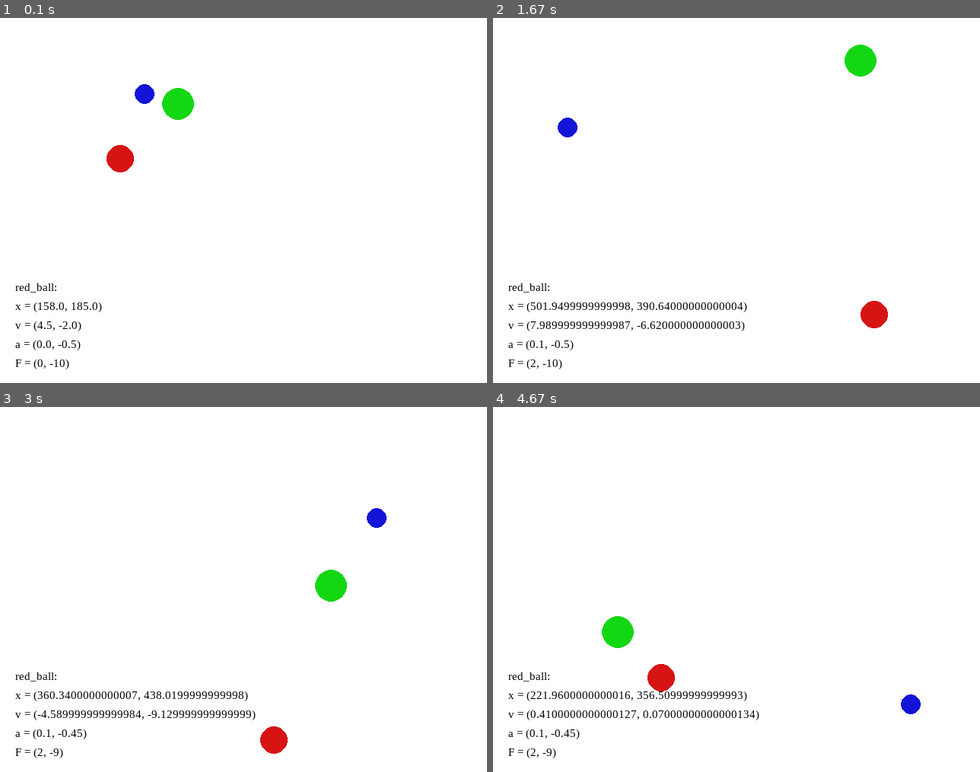
Above: before the commit, frames 1-4 (two rows, left to right).
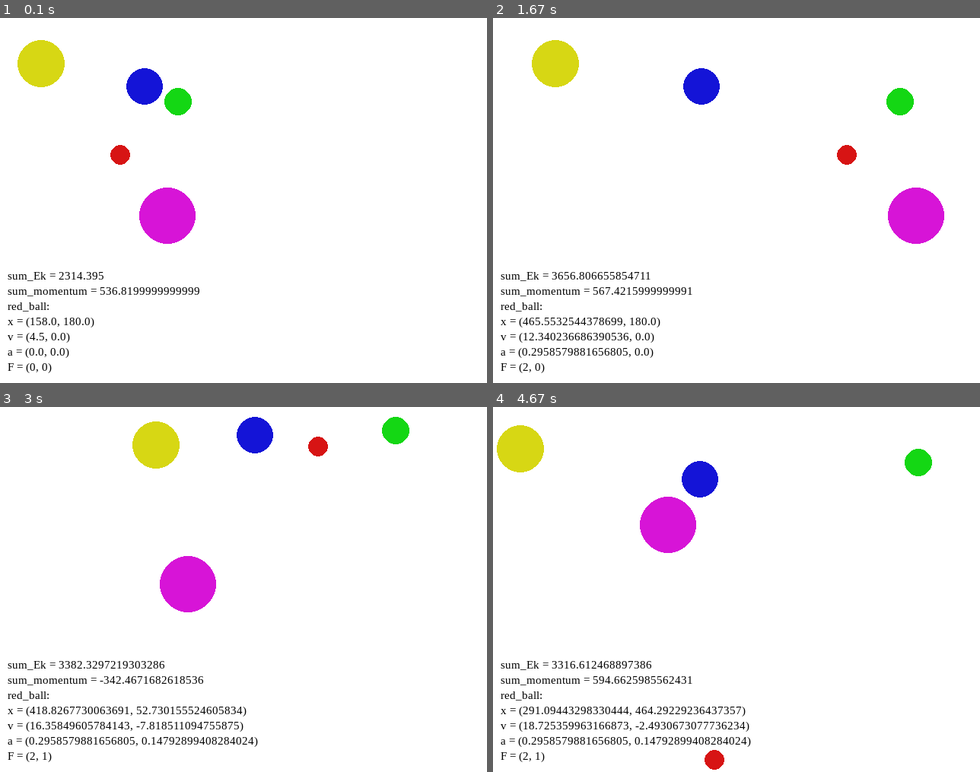
Above: after the commit, the same moments.

Repository: jedrzejboczar/ballWorld
Game: pygame game, started from ballWorld.py
Two runs of this game, one before a commit and one after it. Both use one fixed random seed, a clock stepped at 60 frames per second and the inputs below. The source is Python 2; it was converted automatically to run under Python 3.
Inputs (mouse positions are in pixels of both pictures, inside the frame that each line leads up to):
- Up to frame 1 (0.1 s): no input
- Up to frame 2 (1.67 s): hold Space 0.33-0.8 s; hold Right 0.33-0.8 s; move the mouse to (717, 215) at 0.37 s; tap Space at 0.83 s; hold Right 1.17-1.63 s; move the mouse to (736, 222) at 1.2 s
- Up to frame 3 (3 s): hold Up 1.67-1.97 s; hold Right 2-2.47 s; hold Left from 2.5 s (still down)
- Up to frame 4 (4.67 s): release Left at 3.03 s; hold Down 3.07-3.37 s; hold Left 3.4-3.8 s; hold Up 3.83-4.2 s; hold Right from 4.23 s (still down)

The runs differ from the first frame. In frame 1, 4.4% of the frame differs, in the area x 1-41%, y 6-98%; in frame 2, 7.0%; in frame 3, 7.4%; in frame 4, 7.4%, in the area x 0-91%, y 5-100%.

Commit message:
Zmiana nazwy + pare usprawnien. Poprawic obliczanie kolizji - jest zle, bo nie uwzglednia punktu styku kul.

Diff:
--- /dev/null
+++ b/ballWorld.py
@@ -0,0 +1,154 @@
+from pygamehelper import PygameHelper
+from physicalObjects import *
+
+BLACK = (0, 0, 0)
+WHITE = (255, 255, 255)
+
+class BallWorld(PygameHelper):
+	def __init__(self, objects=[], gravity=[0, -10]):
+		PygameHelper.__init__(self, (640, 480), WHITE)
+		# super(self.__class__, self).__init__()
+		self.objects = objects
+		self.gravity = gravity
+		self.collisions = []
+		for o in objects:
+			o.fx, o.fy = self.gravity[0], self.gravity[1]
+		self.time = True
+
+	def mainLoop(self):
+		PygameHelper.mainLoop(self, 40)
+		# super(self.__class__, self).mainLoop(40)
+
+
+	def doPhysics(self):
+		for o in self.objects:
+			o.move()
+		self.checkBallCollisions()
+		self.checkBorderCollisions()
+
+	def update(self):
+		if self.time:
+			for o in self.objects:
+				o.fx, o.fy = self.gravity
+			self.doPhysics()
+
+
+	def draw(self):
+		self.screen.fill(WHITE)
+		for o in self.objects:
+			o.draw(self.screen)
+		o1 = self.objects[0]
+		# o obiekcie nr 1
+		sum_m = 0
+		sum_ek = 0
+		for o in objects:
+			sum_m += o.m * (o.vx + o.vy)
+			sum_ek += 0.5 * o.m * (o.vx**2 + o.vy**2)
+		text = pygame.font.SysFont("serif", 15).render("sum_Ek = " + str(sum_ek), True, BLACK)
+		self.screen.blit(text, (10, 330))
+		text = pygame.font.SysFont("serif", 15).render("sum_momentum = " + str(sum_m), True, BLACK)
+		self.screen.blit(text, (10, 350))
+		text = pygame.font.SysFont("serif", 15).render(o1.name + ":", True, BLACK)
+		self.screen.blit(text, (10, 370))
+		text = pygame.font.SysFont("serif", 15).render("x = (" + str(o1.x) + ", " + str(o1.y) + ")", True, BLACK)
+		self.screen.blit(text, (10, 390))
+		text = pygame.font.SysFont("serif", 15).render("v = (" + str(o1.vx) + ", " + str(o1.vy) + ")", True, BLACK)
+		self.screen.blit(text, (10, 410))
+		text = pygame.font.SysFont("serif", 15).render("a = (" + str(o1.ax) + ", " + str(o1.ay) + ")", True, BLACK)
+		self.screen.blit(text, (10, 430))
+		text = pygame.font.SysFont("serif", 15).render("F = (" + str(o1.fx) + ", " + str(o1.fy) + ")", True, BLACK)
+		self.screen.blit(text, (10, 450))
+
+	def keyDown(self, key):
+		if key == pygame.K_UP:
+			self.gravity[1] += 1
+			print "K_UP"
+		elif key == pygame.K_DOWN:
+			self.gravity[1] -= 1
+			print "K_DOWN"
+		elif key == pygame.K_LEFT:
+			self.gravity[0] -= 1
+			print "K_LEFT"
+		elif key == pygame.K_RIGHT:
+			self.gravity[0] += 1
+			print "K_RIGHT"
+		elif key == pygame.K_SPACE:
+			if self.time:
+				self.time = False
+				print "STOP TIME"
+			else:
+				self.time = True
+				print "START TIME"
+
+	def checkBallCollisions(self):
+		n = len(self.objects)
+		for i in range(n):
+			o1 = self.objects[i]
+			for j in range(n-i-1):
+				o2 = self.objects[i+j+1]
+				if distance(o1.xy(), o2.xy()) <= o1.radius + o2.radius:
+					self.countBallCollision(o1, o2)
+
+	def countBallCollision(self, o1, o2):
+		print "collision:", o1.name, "-", o2.name
+		# punkt kolizji do wizualizacji
+		dist = distance(o1.xy(), o2.xy())
+
+		# cos_alfa = dist / (o1.x - o2.x) # chyba zle
+		# sin_alfa = dist / (o1.y - o2.y)
+		# cx = cos_alfa * (o1.x + o1.radius)
+		# cy = sin_alfa * (o1.y + o1.radius)
+		# pygame.draw.circle(self.screen, BLACK, (int(cx), int(cy)), 8)
+		# print cx, cy
+
+		# # przeniesienie ukladu wspolrzednych, alfa - kat linii pomiedzy srodkami
+		# cos_alfa = dist / (o1.x - o2.x)
+
+		# u - predkosci po zderzeniu
+		u1x = ((o1.m - o2.m)*o1.vx + 2*o2.m*o2.vx) / (o1.m + o2.m)
+		u1y = ((o1.m - o2.m)*o1.vy + 2*o2.m*o2.vy) / (o1.m + o2.m)
+		u2x = ((o2.m - o1.m)*o2.vx + 2*o1.m*o1.vx) / (o1.m + o2.m)
+		u2y = ((o2.m - o1.m)*o2.vy + 2*o1.m*o1.vy) / (o1.m + o2.m)
+		o1.vx, o1.vy, o2.vx, o2.vy = u1x, u1y, u2x, u2y
+
+		# # powrot do poprzedniego ukladu
+		# o1.vx, o1.vy, o2.vx, o2.vy = o1.vx*cos_alfa, o1.vy*sin_alfa, o2.vx*cos_alfa, o2.vy*sin_alfa
+
+
+		# odsuniecie od siebie kul
+		o1.move()
+		o2.move()
+
+
+	def checkBorderCollisions(self):
+		for o in self.objects:
+			if o.x - o.radius < 0: # lewa sciana
+				o.vx = abs(o.vx)
+				o.x = 0 + o.radius
+			elif o.x + o.radius > self.size[0]: # prawa sciana
+				o.vx = -abs(o.vx)
+				o.x = self.size[0] - o.radius
+			elif o.y - o.radius < 0: # gorna sciana
+				o.vy = -abs(o.vy)
+				o.y = 0 + o.radius
+			elif o.y + o.radius > self.size[1]: # dolna sciana
+				o.vy = abs(o.vy)
+				o.y = self.size[1] - o.radius
+
+
+def _mass(radius):
+	# a = 0.001
+	# return a * radius**3
+	a = 0.04
+	return a * radius**2
+
+if __name__ == '__main__':
+	gravity = [0, 0]
+	objects = []
+	r = 13;	objects.append(Ball("red_ball", r, (215, 20, 20), mass=_mass(r), position=(140,180), velocity=(4.5, 0), force=(0, -10)))
+	r = 18;	objects.append(Ball("green_ball", r, (20, 215, 20), mass=_mass(r), position=(240,110), velocity=(-1.5, 0), force=(0, -10)))
+	r = 24;	objects.append(Ball("blue_ball", r, (20, 20, 215), mass=_mass(r), position=(160,90), velocity=(7.5, 0), force=(0, -10)))
+	r = 31;	objects.append(Ball("yellow_ball", r, (215, 215, 20), mass=_mass(r), position=(60,60), velocity=(-1.5, 0.0)))
+	r = 37; objects.append(Ball("purple_ball", r, (215, 20, 215), mass=_mass(r), position=(190,260), velocity=(7.5, 0.0)))
+	world = BallWorld(objects, gravity)
+	world.mainLoop()
--- a/physicalObjects.py
+++ b/physicalObjects.py
@@ -2,18 +2,18 @@
 import pygame
 
 class PhysicalObject(object):
-	def __init__(self, name, mass, position, velocity=(0, 0), force=(0, 0)):
+	def __init__(self, name, mass, position, velocity=(0, 0), force=(0, 0), friction=None):
 		self.name = name
-		self.m = mass
-		self.x, self.y = position	# (x,y)
-		self.vx, self.vy = velocity
-		self.fx, self.fy = force
+		self.m = float(mass)
+		self.x, self.y = [float(a) for a in position]	# (x,y)
+		self.vx, self.vy = [float(a) for a in velocity]
+		self.fx, self.fy = [float(a) for a in force]
+		self.friction = friction
 
-	def move(self, borders):
+	def move(self):
 		self.countPhysics()
 		self.x += self.vx
 		self.y -= self.vy	# WAZNE: bo na wyswietlaniu y jest odwrocony
-		self.checkBorderCollisions(borders)
 
 	def checkBorderCollisions(self, borders):
 		pass
@@ -23,41 +23,38 @@
 		self.ay = float(self.fy) / float(self.m)
 		self.vx += self.ax
 		self.vy += self.ay
+		if self.friction:
+			self.vx *= (1.0 - self.friction)
+			self.vy *= (1.0 - self.friction)
 
 	def draw(self):
 		pass
+
+	def xy(self):
+		return self.x, self.y
 
 
 
 class Ball(PhysicalObject):
 	def __init__(self, name, radius, color, mass, position, velocity=(0, 0), force=(0, 0)):
 		PhysicalObject.__init__(self, name, mass, position, velocity, force)
-		self.radius = radius
+		self.radius = float(radius)
 		self.color = color
 
 	def draw(self, paintScreen):
 		x, y = int(self.x), int(self.y)
-		pygame.draw.circle(paintScreen, self.color, (x, y), self.radius)
-
-	def checkBorderCollisions(self, borders):
-		if self.x - self.radius < 0: # lewa sciana
-			self.vx = abs(self.vx)
-			self.x = 0 + self.radius
-		elif self.x + self.radius > borders[0]: # prawa sciana
-			self.vx = -abs(self.vx)
-			self.x = borders[0] - self.radius
-		elif self.y - self.radius < 0: # gorna sciana
-			self.vy = -abs(self.vy)
-			self.y = 0 + self.radius
-		elif self.y + self.radius > borders[1]: # dolna sciana
-			self.vy = abs(self.vy)
-			self.y = borders[1] - self.radius
+		pygame.draw.circle(paintScreen, self.color, (x, y), int(self.radius))
 
 
 
-def distance((x1,y1), (x2, y2)):
+
+
+def distance((x1, y1), (x2, y2)):
 	d = math.sqrt((x1 - x2)**2 + (y1 - y2)**2)
 	return d
+
+def dot((x1, y1), (x2, y2)):
+	return x1*x2 + y1*y2
 
 if __name__ == '__main__':
 	pass
--- a/world.py
+++ /dev/null
@@ -1,89 +0,0 @@
-from pygamehelper import PygameHelper
-from physicalObjects import *
-
-BLACK = (0, 0, 0)
-WHITE = (255, 255, 255)
-
-class World(PygameHelper):
-	def __init__(self, objects=[]):
-		PygameHelper.__init__(self, (640, 480), WHITE)
-		# super(self.__class__, self).__init__()
-		self.objects = objects
-		self.gravity = [0, -10]
-		self.last_gravity = self.gravity
-
-	def mainLoop(self):
-		PygameHelper.mainLoop(self, 40)
-		# super(self.__class__, self).mainLoop(40)
-
-
-	def doPhysics(self):
-		for o in self.objects:
-			o.move(self.size)
-
-	def update(self):
-		for o in self.objects:
-			o.fx, o.fy = self.gravity
-		self.doPhysics()
-		self.checkBallCollisions()
-
-
-	def draw(self):
-		self.screen.fill(WHITE)
-		for o in self.objects:
-			o.draw(self.screen)
-		o1 = self.objects[0]
-		# o obiekcie nr 1
-		text = pygame.font.SysFont("serif", 15).render(o1.name + ":", True, BLACK)
-		self.screen.blit(text, (20, 345))
-		text = pygame.font.SysFont("serif", 15).render("x = (" + str(o1.x) + ", " + str(o1.y) + ")", True, BLACK)
-		self.screen.blit(text, (20, 370))
-		text = pygame.font.SysFont("serif", 15).render("v = (" + str(o1.vx) + ", " + str(o1.vy) + ")", True, BLACK)
-		self.screen.blit(text, (20, 395))
-		text = pygame.font.SysFont("serif", 15).render("a = (" + str(o1.ax) + ", " + str(o1.ay) + ")", True, BLACK)
-		self.screen.blit(text, (20, 420))
-		text = pygame.font.SysFont("serif", 15).render("F = (" + str(o1.fx) + ", " + str(o1.fy) + ")", True, BLACK)
-		self.screen.blit(text, (20, 445))
-
-	def keyDown(self, key):
-		if key == pygame.K_UP:
-			self.gravity[1] += 1
-			print "K_UP"
-		elif key == pygame.K_DOWN:
-			self.gravity[1] -= 1
-			print "K_DOWN"
-		elif key == pygame.K_LEFT:
-			self.gravity[0] -= 1
-			print "K_LEFT"
-		elif key == pygame.K_RIGHT:
-			self.gravity[0] += 1
-			print "K_RIGHT"
-
-	def checkBallCollisions(self):
-		n = len(self.objects)
-		for i in range(n):
-			o1 = self.objects[i]
-			for j in range(n-i-1):
-				o2 = self.objects[i+j+1]
-				if distance((o1.x, o1.y), (o2.x, o2.y)) <= o1.radius + o2.radius:
-					self.countBallCollision(o1, o2)
-
-	def countBallCollision(self, o1, o2):
-		print "collision: ", o1.name, " - ", o2.name
-		# u - predkosci po zderzeniu
-		u1x = ((o1.m - o2.m)*o1.vx + 2*o2.m*o2.vx) / (o1.m + o2.m)
-		u1y = ((o1.m - o2.m)*o1.vy + 2*o2.m*o2.vy) / (o1.m + o2.m)
-		u2x = ((o2.m - o1.m)*o2.vx + 2*o1.m*o1.vx) / (o1.m + o2.m)
-		u2y = ((o2.m - o1.m)*o2.vy + 2*o1.m*o1.vy) / (o1.m + o2.m)
-		o1.vx = u1x
-		o1.vy = u1y
-		o2.vx = u2x
-		o2.vy = u2y
-
-
-if __name__ == '__main__':
-	o1 = Ball("red_ball", 18, (215, 20, 20), mass=20, position=(140,180), velocity=(4.5, 0), force=(0, -10))
-	o2 = Ball("green_ball", 21, (20, 215, 20), mass=30, position=(240,110), velocity=(-1.5, 0), force=(0, -10))
-	o3 = Ball("blue_ball", 13, (20, 20, 215), mass=10, position=(160,90), velocity=(7.5, 0), force=(0, -10))
-	world = World([o1, o2, o3])
-	world.mainLoop()
